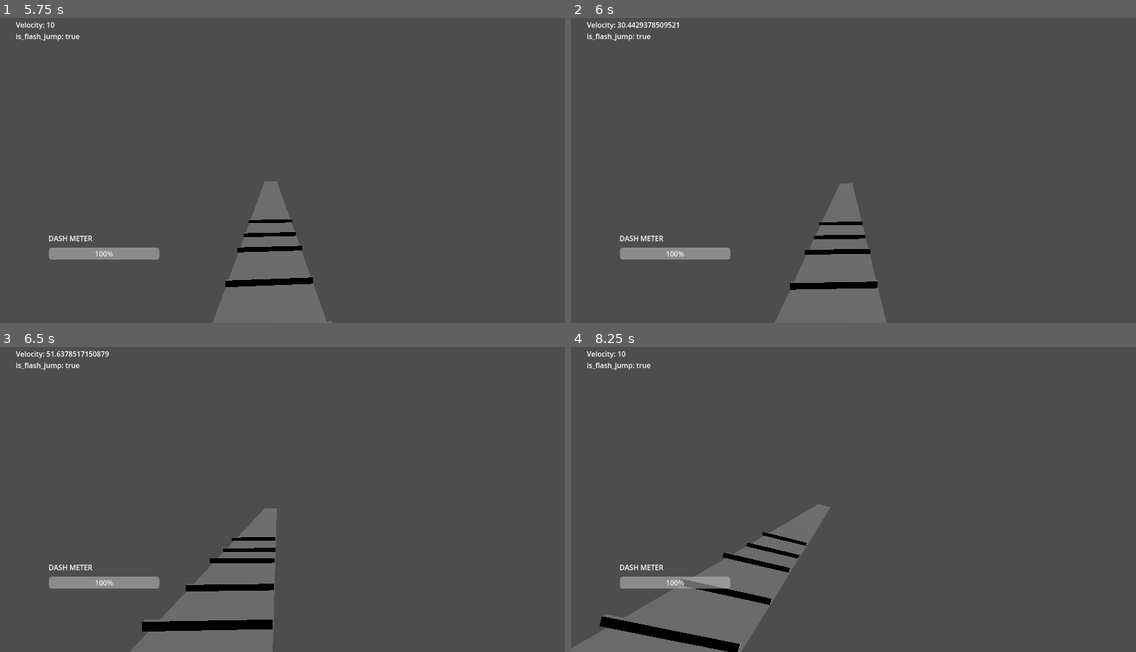
Above: before the commit, frames 1-4 (two rows, left to right).
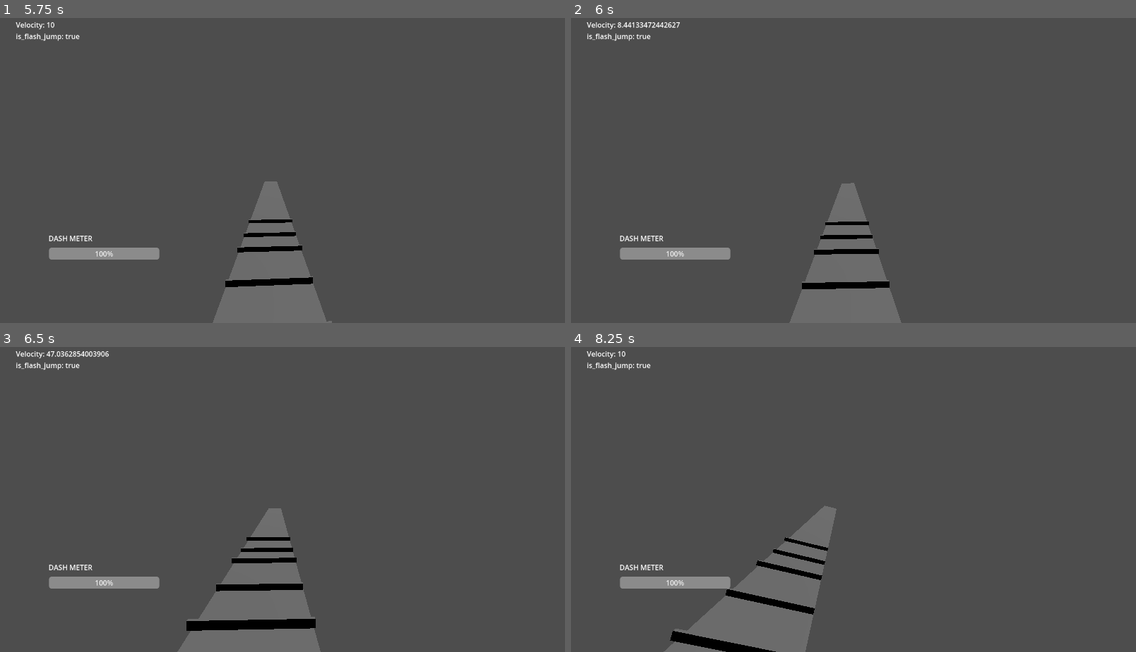
Above: after the commit, the same moments.

Repository: BeatMil/BeansRunner
Game: Godot game, scene res://scenes/stage01.tscn
Two runs of this game, one before a commit and one after it. Both use one fixed random seed, a clock stepped at 60 frames per second and the inputs below. The project has no main scene, so this scene is started directly.
Inputs (mouse positions are in pixels of both pictures, inside the frame that each line leads up to):
- Up to frame 1 (5.75 s): tap Enter (ui_accept) at 0.5, 0.77, 1.52, 3.02, 3.77, 4.52 s; move the mouse to (310, 164) at 0.52 s; hold Q (float_up) from 0.53 s (still down); tap Ctrl (crouch) every 1.5 s from 0.6 to 5.1 s; move the mouse to (254, 164) at 1.27 s; tap Shift (dash) at 1.35, 2.85, 4.35 s; move the mouse to (293, 158) at 2.02 s; move the mouse to (276, 170) at 2.77 s; move the mouse to (322, 167) at 3.52 s; move the mouse to (237, 161) at 4.27 s; move the mouse to (288, 164) at 5.02 s
- Up to frame 2 (6 s): move the mouse to (830, 158) at 5.77 s; release Q (float_up) at 5.78 s; hold Right (ui_right) from 5.78 s (still down); tap Shift (dash) at 5.85 s
- Up to frame 3 (6.5 s): keep holding Right (ui_right); tap Enter (ui_accept) at 6.02 s
- Up to frame 4 (8.25 s): move the mouse to (881, 493) at 6.52 s; release Right (ui_right) at 6.53 s; hold Q (float_up) from 6.53 s (still down); tap Ctrl (crouch) at 6.6, 8.1 s; tap Enter (ui_accept) at 6.77, 7.52 s; move the mouse to (825, 493) at 7.27 s; tap Shift (dash) at 7.35 s; move the mouse to (864, 487) at 8.02 s

Frame 1 is identical in both runs. In frame 2, 1.5% of the frame differs, in the area x 8-59%, y 1-100%; in frame 3, 4.5%; in frame 4, 7.4%, in the area x 0-47%, y 51-100%.

Commit message:
Add wall push player away

Diff:
--- a/CharacterBody3D.gd
+++ b/CharacterBody3D.gd
@@ -12,6 +12,7 @@
 var is_dashing = false
 var can_flash_jump = false
 var is_flash_jump = false
+var is_stunned = false
 
 
 var final_speed: float = SPEED
@@ -90,17 +91,18 @@
 
 	# Godot Built-in XD
 	var input_dir = Input.get_vector("ui_left", "ui_right", "ui_up", "ui_down")
+	if is_stunned:
+		input_dir = Vector2.ZERO
+
 	var direction = (transform.basis * Vector3(input_dir.x, 0, input_dir.y)).normalized()
 	if direction:
-		velocity.x = direction.x * final_speed
-		velocity.z = direction.z * final_speed
+		# velocity.x = direction.x * final_speed
+		velocity.x = move_toward(velocity.x, direction.x*final_speed, 0.5)
+		velocity.z = move_toward(velocity.z, direction.z*final_speed, 0.5)
 	else:
 		pass
 		velocity.x = move_toward(velocity.x, 0, 0.5)
 		velocity.z = move_toward(velocity.z, 0, 0.5)
-
-
-
 
 	float_up_and_down()
 	move_and_slide()
@@ -109,7 +111,6 @@
 	prevent_inifinite_fall()
 	$CanvasLayer/VelocityLabel.text = "Velocity: %s" % velocity.length()
 	$CanvasLayer/IsFlashjumpLabel.text = "is_flash_jump: %s" % [is_flash_jump]
-	print($CrouchDashTimer.time_left)
 
 
 func float_up_and_down():
@@ -135,3 +136,22 @@
 
 func _on_flash_jump_timer_timeout():
 	can_flash_jump = true
+
+
+func push(power: int):
+	var direction = (transform.basis * Vector3(0, 0, 1).normalized())
+	if direction:
+		velocity.x = direction.x * power
+		velocity.z = direction.z * power
+
+
+func _on_area_3d_body_entered(body):
+	if body.is_in_group("wall"):
+		print("Velocity: %s" % velocity)
+		push(50)
+		is_stunned = true
+		$StunnedTimer.start()
+
+
+func _on_stunned_timer_timeout():
+	is_stunned = false
--- a/Player.tscn
+++ b/Player.tscn
@@ -6,6 +6,9 @@
 [sub_resource type="CapsuleMesh" id="CapsuleMesh_bgwjk"]
 
 [sub_resource type="CapsuleShape3D" id="CapsuleShape3D_gpljw"]
+
+[sub_resource type="CapsuleShape3D" id="CapsuleShape3D_gtfmq"]
+radius = 0.6
 
 [sub_resource type="Animation" id="Animation_elvp5"]
 resource_name = "flashjump"
@@ -210,6 +213,12 @@
 [node name="Camera3D" type="Camera3D" parent="head"]
 fov = 80.0
 
+[node name="Area3D" type="Area3D" parent="."]
+transform = Transform3D(1, 0, -2.98023e-08, 0, 1, 0, 2.98023e-08, 0, 1, 0, 0, 0)
+
+[node name="CollisionShape3D" type="CollisionShape3D" parent="Area3D"]
+shape = SubResource("CapsuleShape3D_gtfmq")
+
 [node name="CanvasLayer" type="CanvasLayer" parent="."]
 
 [node name="VelocityLabel" type="Label" parent="CanvasLayer"]
@@ -247,6 +256,7 @@
 autostart = true
 
 [node name="CrouchDashTimer" type="Timer" parent="."]
+editor_description = "Check time_left instead of using signal"
 wait_time = 2.0
 one_shot = true
 
@@ -254,6 +264,10 @@
 wait_time = 0.4
 one_shot = true
 
+[node name="StunnedTimer" type="Timer" parent="."]
+wait_time = 0.5
+one_shot = true
+
 [node name="AnimationPlayer" type="AnimationPlayer" parent="."]
 libraries = {
 "": SubResource("AnimationLibrary_fscg8")
@@ -266,5 +280,7 @@
 "": SubResource("AnimationLibrary_5oobs")
 }
 
+[connection signal="body_entered" from="Area3D" to="." method="_on_area_3d_body_entered"]
 [connection signal="timeout" from="CanvasLayer/DashRefillTimer" to="." method="_on_dash_refill_timer_timeout"]
 [connection signal="timeout" from="FlashJumpTimer" to="." method="_on_flash_jump_timer_timeout"]
+[connection signal="timeout" from="StunnedTimer" to="." method="_on_stunned_timer_timeout"]
--- a/scenes/stage01.tscn
+++ b/scenes/stage01.tscn
@@ -41,7 +41,7 @@
 [node name="Obs" type="Node3D" parent="."]
 transform = Transform3D(1, 0, 0, 0, 1, 0, 0, 0, 1, 23.5825, 6.04903, -17.7667)
 
-[node name="Obstacle01" type="StaticBody3D" parent="Obs"]
+[node name="Obstacle01" type="StaticBody3D" parent="Obs" groups=["wall"]]
 transform = Transform3D(1, 0, 0, 0, 1, 0, 0, 0, 1, 12, -4.56914, -4)
 
 [node name="MeshInstance3D" type="MeshInstance3D" parent="Obs/Obstacle01"]
Not shown: 1 places in Player.tscn that only renumber resources
